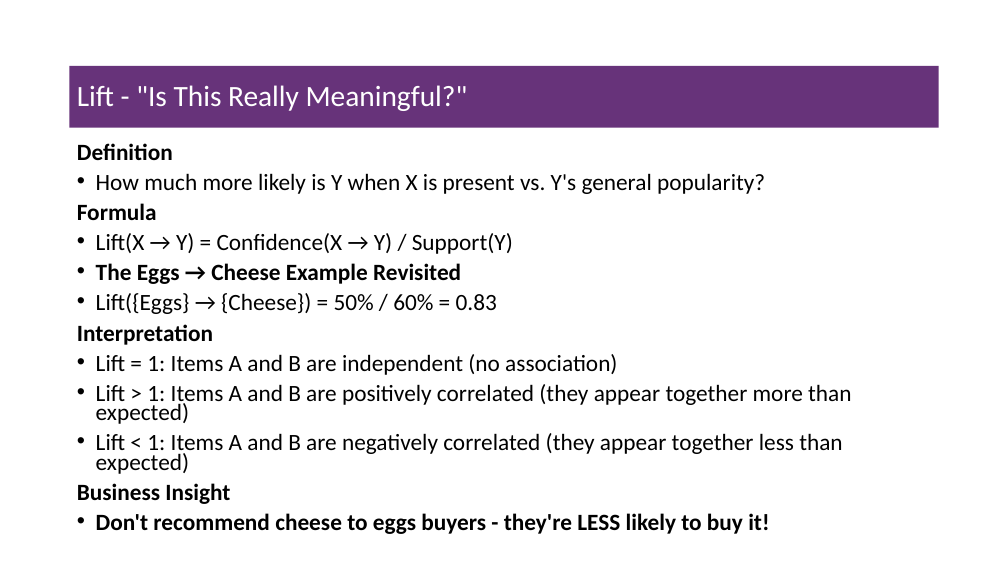
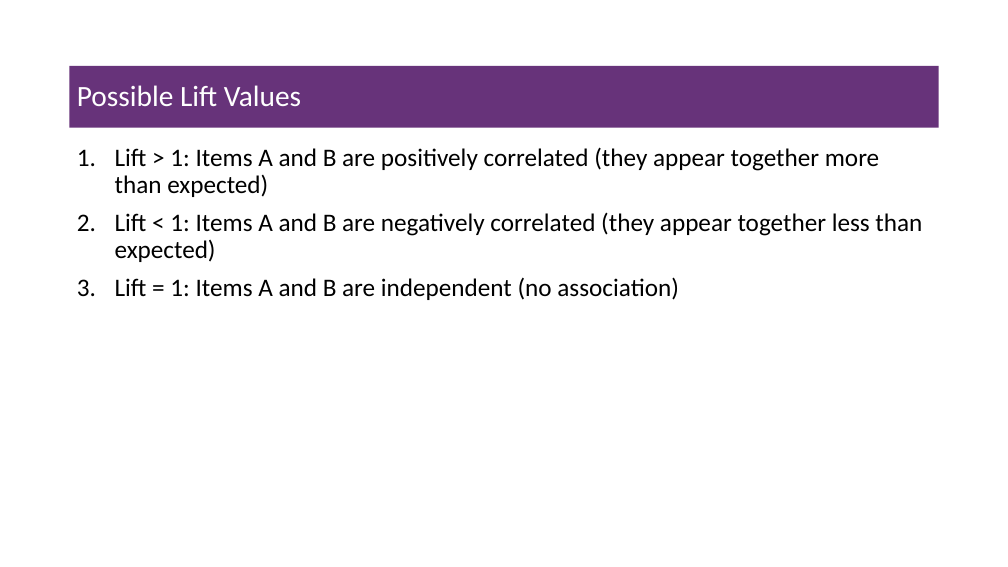
Before and after one commit to msfasha/307304-Data-Mining, a slide deck: slide 11 of 20242/Part 4-Associatin Rules Mining/beta/4-1-association_rules_mining.pptx (slide 9 before the commit). Drawn at 1008x567 pixels with LibreOffice and Linux fonts; fonts in the diff are those of the drawing; background and template pictures are left out. Boxes give left, top, right and bottom in pixels: in the first picture for what was removed or moved away, otherwise in the second. Text is boxed around its words. In the diff, an @@ line names an element or a change of style, - is before the commit and + after.

Commit message:
Update the association rules pptx

```diff
--- a/20242/Part 4-Associatin Rules Mining/beta/4-1-association_rules_mining.pptx
+++ b/20242/Part 4-Associatin Rules Mining/beta/4-1-association_rules_mining.pptx
@@ title at bbox=[77, 85, 301, 106]: text changed @@
-Lift - "Is This Really Meaningful?"
+Possible Lift Values
@@ text at bbox=[77, 143, 765, 375]: paragraphs removed @@
-Definition
-• How much more likely is Y when X is present vs. Y's general popularity?
-Formula
-• Lift(X → Y) = Confidence(X → Y) / Support(Y)
-• The Eggs → Cheese Example Revisited
-• Lift({Eggs} → {Cheese}) = 50% / 60% = 0.83
-Interpretation
-• Lift = 1: Items A and B are independent (no association)
@@ text at bbox=[115, 147, 922, 262]: size 22.2 to 24 pt in "Lift > 1: Items A and B ...", "Lift < 1: Items A and B ..."; bullet • to 1.; line spacing 0.7 to 0.9 @@
@@ text at bbox=[115, 277, 679, 300]: text changed; size 22.2 to 24 pt; bold off @@
-Business Insight
-• Don't recommend cheese to eggs buyers - they're LESS likely to buy it!
+3. Lift = 1: Items A and B are independent (no association)
```
Also in this commit, not shown: 7 other slides changed, 9 slides added, 7 slides removed.
